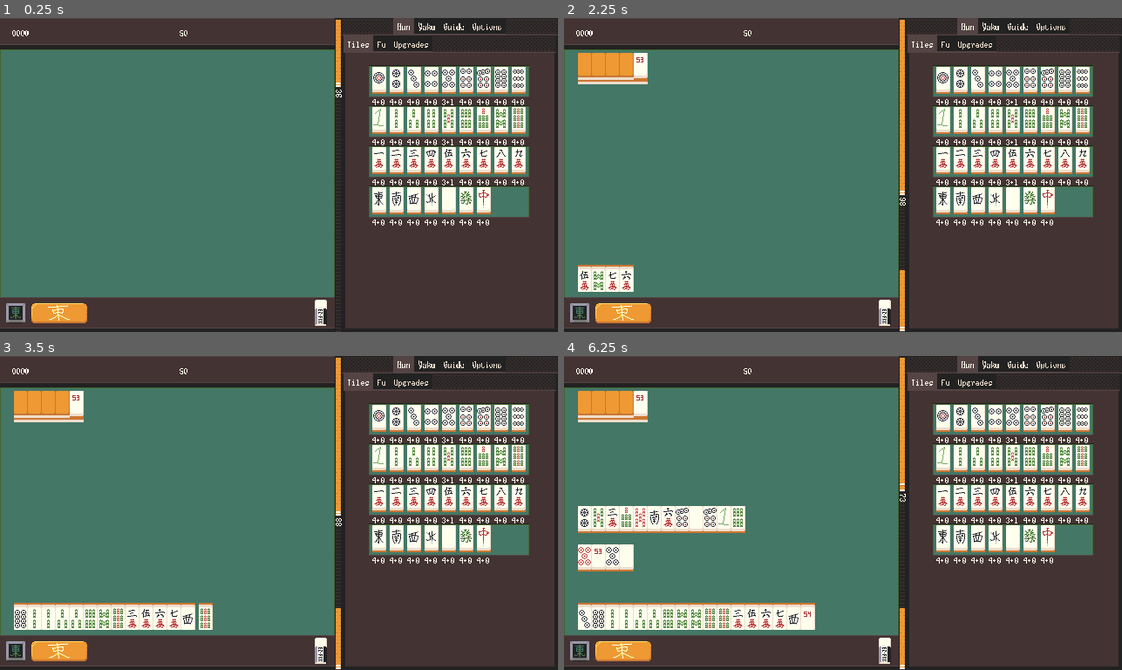
Above: before the commit, frames 1-4 (two rows, left to right).
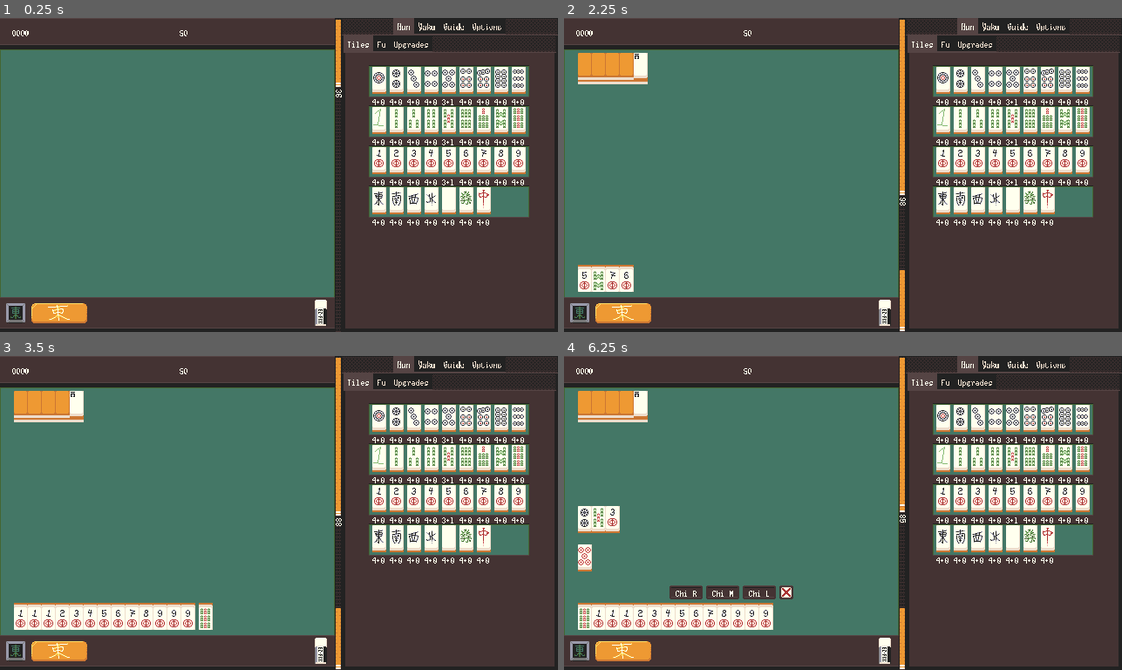
Above: after the commit, the same moments.

Repository: nanahyakuman/ultimahjong
Game: Godot game, scene res://root.tscn
Two runs of this game, one before a commit and one after it. Both use one fixed random seed, a clock stepped at 60 frames per second and the inputs below.
Inputs (mouse positions are in pixels of both pictures, inside the frame that each line leads up to):
- Up to frame 1 (0.25 s): no input
- Up to frame 2 (2.25 s): tap Enter at 0.5 s; drag from (887, 313) to (898, 105) at 0.52 s; drag from (586, 71) to (815, 237) at 1.27 s; tap Space at 2 s; move the mouse to (597, 71) at 2.02 s; click (597, 71) at 2.17 s
- Up to frame 3 (3.5 s): drag from (50, 409) to (111, 465) at 2.77 s
- Up to frame 4 (6.25 s): tap Enter at 3.5 s; drag from (625, 409) to (870, 513) at 3.52 s; drag from (642, 409) to (759, 434) at 4.27 s; move the mouse to (586, 406) at 5.02 s; click (586, 406) at 5.17 s; drag from (597, 406) to (731, 528) at 5.77 s

The runs differ from the first frame. In frame 1, 0.4% of the frame differs, in the area x 56-94%, y 41-99%; in frame 2, 0.5%; in frame 3, 1.2%; in frame 4, 5.5%, in the area x 2-94%, y 11-99%.

Commit message:
scoring should finally work!

Diff:
--- a/AllYaku.gd
+++ b/AllYaku.gd
@@ -31,6 +31,7 @@
 	"SPACER_2": "[b]Groupings[/b]",
 
 	"Pair": ScoringInfo.Fu.new("Pair", 0),
+	"Yakuhai Pair": ScoringInfo.Fu.new("Yakuhai Pair", 2),
 	"Open Run": ScoringInfo.Fu.new("Open Run", 0),
 	"Closed Run": ScoringInfo.Fu.new("Closed Run", 0),
 	"Open Set": ScoringInfo.Fu.new("Open Set", 2),
@@ -39,7 +40,7 @@
 	"Closed Quad": ScoringInfo.Fu.new("Closed Quad", 16),
 	#  weird because it's not a fu of its own but this allows us to hijack
 	# existing gui code.
-	"Yao Multiplier": ScoringInfo.Fu.new("(Yao)", 2),
+	"Yaochuu Multiplier": ScoringInfo.Fu.new("(Yaochuu)", 2),
 
 	"SPACER_3": "[b]Waits",
 
--- a/MTile.gd
+++ b/MTile.gd
@@ -9,7 +9,7 @@
 const DRAGONS = [SPECIALS.HAKU, SPECIALS.HATSU, SPECIALS.CHUN, SPECIALS.KIN]
 
 # human readable name
-const SUIT_NAMES = ["NONE", "-Pin", "-Sou", 0, "-Man"]
+const SUIT_NAMES = ["NONE", "-Pin", "-Sou", 0, "-Man",0,0,0,0,0,0,0,0,0,0,0,"-Flower"]
 const SPECIAL_NAMES = ["NONE", "East", "South", "West", "North", "Rising", "White", "Green", "Red", "Gold"]
 
 var suit: int
--- a/MahjongManager.gd
+++ b/MahjongManager.gd
@@ -13,6 +13,7 @@
 @onready var anim_timer = $%AnimTimer
 @onready var upgrades = $Upgrades
 @onready var hand_gui = $"../GUIManager/All/SideSpacers/Tiles/HBoxContainer/Hand"
+@onready var ALL_YAKU = $YakuFu
 # gui holds this guy, it's gross but probably easier overall
 @onready var items = %Items
 
@@ -44,6 +45,8 @@
 
 var in_riichi = false
 
+var met_yaku: ScoringInfo
+
 func start_round():
 	gui_manager.update_discard([])
 	gui_manager.update_tsumo([])
@@ -55,6 +58,8 @@
 	gui_manager.update_wall_count(0)
 
 	in_riichi = false
+
+	met_yaku = ScoringInfo.new()
 
 	increment_winds()
 
@@ -144,19 +149,19 @@
 #	temp.append(MTile.new(MTile.SUITS.MAN, 1))
 #	temp.append(MTile.new(MTile.SUITS.MAN, 1))
 
-#	temp.append(MTile.new(MTile.SUITS.MAN, 1))
-#	temp.append(MTile.new(MTile.SUITS.MAN, 1))
-#	temp.append(MTile.new(MTile.SUITS.MAN, 1))
-#	temp.append(MTile.new(MTile.SUITS.MAN, 2, true))
-#	temp.append(MTile.new(MTile.SUITS.MAN, 3))
-#	temp.append(MTile.new(MTile.SUITS.MAN, 4))
-#	temp.append(MTile.new(MTile.SUITS.MAN, 5, true))
-#	temp.append(MTile.new(MTile.SUITS.MAN, 6))
-#	temp.append(MTile.new(MTile.SUITS.MAN, 7))
-#	temp.append(MTile.new(MTile.SUITS.MAN, 8))
-#	temp.append(MTile.new(MTile.SUITS.MAN, 9))
-#	temp.append(MTile.new(MTile.SUITS.MAN, 9, true))
-#	temp.append(MTile.new(MTile.SUITS.MAN, 9))
+	temp.append(MTile.new(MTile.SUITS.MAN, 1))
+	temp.append(MTile.new(MTile.SUITS.MAN, 1))
+	temp.append(MTile.new(MTile.SUITS.MAN, 1))
+	temp.append(MTile.new(MTile.SUITS.MAN, 2))
+	temp.append(MTile.new(MTile.SUITS.MAN, 3))
+	temp.append(MTile.new(MTile.SUITS.MAN, 4))
+	temp.append(MTile.new(MTile.SUITS.MAN, 5))
+	temp.append(MTile.new(MTile.SUITS.MAN, 6))
+	temp.append(MTile.new(MTile.SUITS.MAN, 7))
+	temp.append(MTile.new(MTile.SUITS.MAN, 8))
+	temp.append(MTile.new(MTile.SUITS.MAN, 9))
+	temp.append(MTile.new(MTile.SUITS.MAN, 9))
+	temp.append(MTile.new(MTile.SUITS.MAN, 9))
 #
 #	temp.append(MTile.new(MTile.SUITS.MAN, 1))
 #	temp.append(MTile.new(MTile.SUITS.MAN, 1))
@@ -220,6 +225,7 @@
 		tsumo = get_next_from_wall()
 	if !tsumo:
 		return
+
 	gui_manager.update_tsumo([tsumo])
 	tile_sfx_player.play()
 
@@ -293,8 +299,8 @@
 	#ron check
 	var full_hand = [disc]
 	full_hand.append_array(hand)
-	full_hand.sort()
-	if yaku_checker.hand_get_han(full_hand, called_hand, false, [], false, in_riichi).get_total_han() > 0:
+	full_hand.sort_custom(Callable(MTile, "tile_compare"))
+	if yaku_checker.hand_get_han(full_hand, called_hand, false, [], false, met_yaku).get_total_han() > 0:
 		bitmask |= CALL_BITMASK.RON
 
 	# the rest only apply if not in riichi
@@ -414,12 +420,12 @@
 func do_if_can_tsumo():
 	var full_hand = [tsumo]
 	full_hand.append_array(hand)
-	full_hand.sort()
+	full_hand.sort_custom(Callable(MTile, "tile_compare"))
 
 	var btm = 0
 	var involved = {}
 
-	if yaku_checker.hand_get_han(full_hand, called_hand, true, [], false, in_riichi).get_total_han() > 0:
+	if yaku_checker.hand_get_han(full_hand, called_hand, true, [], false, null).get_total_han() > 0:
 		btm |= CALL_BITMASK.TSM
 
 	# closed tsumo kan. note we ban riichi kans
@@ -525,7 +531,7 @@
 	if _state == STATE_CALLS:
 		if event is InputEventMouseButton:
 			if event.button_index == MOUSE_BUTTON_RIGHT and event.pressed:
-				calls_manager.enable_calls(0, {})
+				#calls_manager.enable_calls(0, {})
 				call_graphic_clicked(CALL_BITMASK.NONE, [])
 
 #	if event is InputEventMouseButton:
@@ -574,7 +580,7 @@
 	for t in tile_counter.get_all_tiles():
 		var full_hand = [t]
 		full_hand.append_array(hand)
-		full_hand.sort()
+		full_hand.sort_custom(Callable(MTile, "tile_compare"))
 		if yaku_checker.hand_meets_basic_reqs(full_hand):
 			calls_manager.enable_calls(CALL_BITMASK.RCH, {})
 			set_state(STATE_CALLS)
@@ -585,6 +591,7 @@
 # entered from calls
 func do_riichi():
 	in_riichi = true
+	met_yaku.hans.append(ALL_YAKU.YAKUS["Riichi"])
 	start_rotation()
 
 
@@ -633,13 +640,13 @@
 		full_hand.append(tsumo)
 	else:
 		full_hand.append(opp_discard.back())
-	full_hand.sort()
+	full_hand.sort_custom(Callable(MTile, "tile_compare"))
 
 	#  must have 14 tiles. this might need to be changed later
 	# for bigger hands
 	assert(full_hand.size() + called_hand.size() * 3 == 14)
 
-	var score_info = yaku_checker.hand_get_han(full_hand, called_hand, win_is_tsumo_not_ron, doras, true, in_riichi)
+	var score_info = yaku_checker.hand_get_han(full_hand, called_hand, win_is_tsumo_not_ron, doras, true, met_yaku)
 
 	var multiplier = 6 if seat_wind == WINDS.EAST else 4
 
--- /dev/null
+++ b/NumberColorizer.gd
@@ -0,0 +1,18 @@
+extends RichTextLabel
+
+var cols = [COL.LBLUE, COL.LGREEN, COL.LRED, COL.YELLOW, COL.TAN]
+var BASE = 2
+var OFFSET = 1
+
+func set_text_colorized(tex: String):
+	var length = tex.length()
+	var tex_out = ""
+
+	for i in cols.size():
+		var digit = (i+1)*(BASE)+OFFSET
+		if length >= digit:
+			tex_out = tex.substr(0,length-digit) + ("[color=%s]" % cols[i]) + tex.substr(length-digit,1) + "[/color]" + tex.substr(length-digit+1)
+		tex = tex_out
+
+	clear()
+	append_text("[center][b]" + tex_out)
--- a/ScoringInfo.gd
+++ b/ScoringInfo.gd
@@ -31,6 +31,8 @@
 		return Fu.new(nam, fu)
 
 
+
+
 var fus = []
 var hans = []
 
@@ -48,5 +50,5 @@
 
 func get_total_points():
 	var points = int(get_total_fu() * pow(2.0, get_total_han() + 2.0))
-	points = ceili(points / 10.0) * 10
+	points = ceili(points / 100.0) * 100
 	return points
--- a/ScoringRoot.gd
+++ b/ScoringRoot.gd
@@ -4,6 +4,7 @@
 @onready var fu_names = $Window/VBoxContainer/Fu/Names
 @onready var fu_points = $Window/VBoxContainer/Fu/Points
 @onready var calc = $Window/VBoxContainer/Calc
+@onready var total = $Window/VBoxContainer/Total
 
 
 # fu, han, and points can theoretically be derived here but
@@ -26,4 +27,5 @@
 		fu_points.append_text(str(f.fu) + " fu\n")
 
 	calc.clear()
-	calc.text = "[center][b][color=%s]%d[/color]×2[/b](2+[color=%s]%d[/color])[b]×%d=\n[color=%s]%d[/color]" % [COL.LBLUE, fu, COL.YELLOW, han, mult, COL.WHITE, points]
+	calc.text = "[center][b][color=%s]%d[/color]×2[/b](2+[color=%s]%d[/color])[b]×%d=" % [COL.LBLUE, fu, COL.YELLOW, han, mult]
+	total.set_text_colorized(str(points))
--- a/TileGraphic.tscn
+++ b/TileGraphic.tscn
@@ -3,7 +3,7 @@
 [ext_resource type="Script" path="res://TileGraphic.gd" id="1_w2ft1"]
 [ext_resource type="Texture2D" uid="uid://bf8b1q22m2w0s" path="res://image/tilesides.png" id="3_rn2kv"]
 [ext_resource type="Texture2D" uid="uid://baxb03osrtkhb" path="res://image/tile_highlight_b.png" id="4_2lunx"]
-[ext_resource type="Texture2D" uid="uid://ccdv7r4ga7o3t" path="res://image/tiles.png" id="4_5jdkg"]
+[ext_resource type="Texture2D" uid="uid://jt1w7bq0ji8r" path="res://image/tile_numerals.png" id="4_tgqdc"]
 [ext_resource type="Texture2D" uid="uid://3xyv2a3mk865" path="res://image/tile_highlight_r.png" id="5_b2fx8"]
 [ext_resource type="Texture2D" uid="uid://cq5xymufy75on" path="res://image/tilerear.png" id="5_xhwoj"]
 [ext_resource type="Texture2D" uid="uid://dajdvnl62pg7i" path="res://image/tile_dora.png" id="6_w2hg6"]
@@ -90,7 +90,7 @@
 
 [node name="Sprite2D" type="Sprite2D" parent="."]
 texture_repeat = 1
-texture = ExtResource("4_5jdkg")
+texture = ExtResource("4_tgqdc")
 centered = false
 region_enabled = true
 region_rect = Rect2(80, 64, 16, 32)
--- a/TilesDisplay.gd
+++ b/TilesDisplay.gd
@@ -15,12 +15,15 @@
 func update_display():
 	var counts = tile_counter.tile_data
 
-	var suits = [MTile.SUITS.MAN, MTile.SUITS.PIN, MTile.SUITS.SOU, MTile.SUITS.SPECIAL]
+	var suits = [MTile.SUITS.PIN, MTile.SUITS.SOU, MTile.SUITS.MAN, MTile.SUITS.SPECIAL]
 
 	var strs = ["","","",""]
 
 	for i in counts:
-		strs[suits.find(i.suit)] += "%s+%s " % [i.count-i.aka_count, i.aka_count]
+		var find = suits.find(i.suit)
+		if find == -1:
+			continue
+		strs[find] += "%s+%s " % [i.count-i.aka_count, i.aka_count]
 
 	for i in strs.size():
 		menu_counts[i].text = strs[i]
--- a/global/Colors.gd
+++ b/global/Colors.gd
@@ -7,3 +7,7 @@
 const TAN    = "eeddcc"
 const WHITE  = "ffffee"
 const GREY   = "777777"
+const LRED   = "ee9999"
+const RED    = "aa3333"
+const GREEN  = "446633"
+const LGREEN = "88bb77"
--- a/item.gd
+++ b/item.gd
@@ -1,8 +1,11 @@
-extends CursorTextRequester
+extends Control
 
 @onready var counter_label = $PanelContainer/CounterLabel
 @onready var sprite_2d = $Sprite2D
 @onready var panel_container = $PanelContainer
+@onready var description = $Description
+@onready var hover_name = $Description/VBoxContainer/PanelContainer/HBoxContainer/PanelContainer/Name
+@onready var hover_text = $Description/VBoxContainer/Label
 var mahjong_manager
 
 enum TYPES {NONE, ERASER}
@@ -10,18 +13,22 @@
 var cooldown_counter
 
 func _ready():
-	cooldown_counter = 0
-	sprite_2d.frame_coords.x = type
+	connect("mouse_entered", _mouse_entered)
+	connect("mouse_exited", _mouse_exited)
+	_mouse_exited()
 
 	# hovertexting
 	match type:
 		TYPES.ERASER:
-			hover_text = "Current tsumo tile becomes a White Dragon (temporarily)."
+			hover_name.text = "Eraser"
+			hover_text.text = "Current tsumo tile becomes a White Dragon (temporarily)."
+
+	cooldown_counter = 0
+	sprite_2d.frame_coords.x = type
 
 	mahjong_manager = %MahjongManager
 
 	decrement()
-	super._ready()
 
 func decrement():
 	cooldown_counter -= 1
@@ -42,7 +49,7 @@
 			cooldown_counter = 9999
 		TYPES.ERASER:
 			mahjong_manager.do_tsumo(MTile.new(MTile.SUITS.SPECIAL,MTile.SPECIALS.HAKU))
-			cooldown_counter = 30
+			cooldown_counter = 95
 
 
 	assert(cooldown_counter > 0, "you forgot to reassign the cooldown counter!!")
@@ -54,3 +61,8 @@
 	if event is InputEventMouseButton:
 		if event.button_index == MOUSE_BUTTON_LEFT and event.pressed:
 			_use()
+
+func _mouse_entered():
+	description.visible = true
+func _mouse_exited():
+	description.visible = false
--- a/item.tscn
+++ b/item.tscn
@@ -1,9 +1,36 @@
-[gd_scene load_steps=6 format=3 uid="uid://dxdkyqgyyijvx"]
+[gd_scene load_steps=12 format=3 uid="uid://dxdkyqgyyijvx"]
 
 [ext_resource type="Script" path="res://item.gd" id="1_2a2qp"]
 [ext_resource type="Theme" uid="uid://bgwfxm5udtx2c" path="res://theme.tres" id="1_6ek5j"]
 [ext_resource type="Texture2D" uid="uid://cw1dmiad2vqgy" path="res://image/item/item.png" id="1_tsqfh"]
+[ext_resource type="Texture2D" uid="uid://b7pi28pjp68qt" path="res://image/cursor9pr.png" id="4_1p2ne"]
 [ext_resource type="Texture2D" uid="uid://cdmm4yumwpnvp" path="res://image/item/counter9pr.png" id="4_3qxpy"]
+[ext_resource type="Texture2D" uid="uid://dqi3m54qu1jyy" path="res://image/title9pr.png" id="5_bjwiu"]
+[ext_resource type="FontFile" uid="uid://dvb1ofv411u8h" path="res://text/font/Title.png" id="5_weeoq"]
+
+[sub_resource type="StyleBoxTexture" id="StyleBoxTexture_8xg4c"]
+content_margin_top = 1.0
+content_margin_bottom = 4.0
+texture = ExtResource("4_1p2ne")
+texture_margin_left = 4.0
+texture_margin_top = 4.0
+texture_margin_right = 4.0
+texture_margin_bottom = 4.0
+axis_stretch_horizontal = 1
+axis_stretch_vertical = 1
+
+[sub_resource type="StyleBoxTexture" id="StyleBoxTexture_6rwdg"]
+texture = ExtResource("5_bjwiu")
+texture_margin_left = 2.0
+texture_margin_right = 2.0
+axis_stretch_horizontal = 1
+
+[sub_resource type="StyleBoxFlat" id="StyleBoxFlat_vhro3"]
+bg_color = Color(0.266667, 0.2, 0.2, 1)
+border_width_bottom = 1
+border_color = Color(0.133333, 0.133333, 0.133333, 1)
+expand_margin_left = 2.0
+expand_margin_right = 1.0
 
 [sub_resource type="StyleBoxTexture" id="StyleBoxTexture_jucxd"]
 content_margin_left = 2.0
@@ -24,7 +51,6 @@
 anchors_preset = 0
 theme = ExtResource("1_6ek5j")
 script = ExtResource("1_2a2qp")
-hover_text = "boku, item dayo!"
 
 [node name="Sprite2D" type="Sprite2D" parent="."]
 texture = ExtResource("1_tsqfh")
@@ -32,7 +58,53 @@
 hframes = 2
 vframes = 2
 
+[node name="Description" type="PanelContainer" parent="."]
+z_index = 1
+z_as_relative = false
+layout_mode = 1
+anchors_preset = -1
+anchor_left = 0.5
+anchor_right = 0.5
+offset_left = -54.0
+offset_top = -2.0
+offset_right = 54.0
+offset_bottom = -2.0
+grow_horizontal = 2
+grow_vertical = 0
+mouse_filter = 2
+theme_override_styles/panel = SubResource("StyleBoxTexture_8xg4c")
+
+[node name="VBoxContainer" type="VBoxContainer" parent="Description"]
+layout_mode = 2
+
+[node name="PanelContainer" type="PanelContainer" parent="Description/VBoxContainer"]
+layout_mode = 2
+theme_override_styles/panel = SubResource("StyleBoxTexture_6rwdg")
+
+[node name="HBoxContainer" type="HBoxContainer" parent="Description/VBoxContainer/PanelContainer"]
+layout_mode = 2
+alignment = 1
+
+[node name="PanelContainer" type="PanelContainer" parent="Description/VBoxContainer/PanelContainer/HBoxContainer"]
+layout_mode = 2
+theme_override_styles/panel = SubResource("StyleBoxFlat_vhro3")
+
+[node name="Name" type="Label" parent="Description/VBoxContainer/PanelContainer/HBoxContainer/PanelContainer"]
+layout_mode = 2
+theme_override_constants/line_spacing = 0
+theme_override_fonts/font = ExtResource("5_weeoq")
+text = "Unknown"
+horizontal_alignment = 1
+
+[node name="Label" type="Label" parent="Description/VBoxContainer"]
+layout_mode = 2
+theme_override_constants/line_spacing = 0
+text = "Unknown Item!"
+horizontal_alignment = 1
+autowrap_mode = 2
+
 [node name="PanelContainer" type="PanelContainer" parent="."]
+z_index = 1
 layout_mode = 1
 anchors_preset = 1
 anchor_left = 1.0
--- a/root.tscn
+++ b/root.tscn
@@ -35,6 +35,7 @@
 [ext_resource type="Script" path="res://OpenShopButton.gd" id="21_8bhal"]
 [ext_resource type="Script" path="res://NextRoundButton.gd" id="21_roajs"]
 [ext_resource type="Script" path="res://ScoringRoot.gd" id="21_yhd2i"]
+[ext_resource type="Script" path="res://NumberColorizer.gd" id="27_yfh58"]
 [ext_resource type="FontFile" uid="uid://dmoumxbcf3gn" path="res://text/font/Body2.png" id="28_jde07"]
 [ext_resource type="Texture2D" uid="uid://njfot1si4chf" path="res://image/tilecounter/tablediv.png" id="31_h31my"]
 [ext_resource type="Texture2D" uid="uid://8eiqqlppwabi" path="res://image/tilecounter/tilecounter.png" id="33_6btw0"]
@@ -574,7 +575,6 @@
 script = ExtResource("13_wfhtv")
 
 [node name="ScoringRoot" type="Control" parent="HBoxContainer/MahjongRoot"]
-visible = false
 layout_mode = 1
 anchors_preset = 15
 anchor_right = 1.0
@@ -610,10 +610,10 @@
 "
 fit_content = true
 
-[node name="Han" type="HBoxContainer" parent="HBoxContainer/MahjongRoot/ScoringRoot/Window/VBoxContainer"]
-layout_mode = 2
-
-[node name="Names" type="RichTextLabel" parent="HBoxContainer/MahjongRoot/ScoringRoot/Window/VBoxContainer/Han"]
+[node name="Fu" type="HBoxContainer" parent="HBoxContainer/MahjongRoot/ScoringRoot/Window/VBoxContainer"]
+layout_mode = 2
+
+[node name="Names" type="RichTextLabel" parent="HBoxContainer/MahjongRoot/ScoringRoot/Window/VBoxContainer/Fu"]
 layout_mode = 2
 size_flags_horizontal = 3
 theme_override_colors/default_color = Color(0.933333, 0.866667, 0.8, 1)
@@ -621,7 +621,7 @@
 bbcode_enabled = true
 fit_content = true
 
-[node name="Points" type="RichTextLabel" parent="HBoxContainer/MahjongRoot/ScoringRoot/Window/VBoxContainer/Han"]
+[node name="Points" type="RichTextLabel" parent="HBoxContainer/MahjongRoot/ScoringRoot/Window/VBoxContainer/Fu"]
 custom_minimum_size = Vector2(32, 0)
 layout_mode = 2
 theme_override_styles/normal = SubResource("StyleBoxEmpty_l6in4")
@@ -632,10 +632,10 @@
 custom_minimum_size = Vector2(0, 8)
 layout_mode = 2
 
-[node name="Fu" type="HBoxContainer" parent="HBoxContainer/MahjongRoot/ScoringRoot/Window/VBoxContainer"]
-layout_mode = 2
-
-[node name="Names" type="RichTextLabel" parent="HBoxContainer/MahjongRoot/ScoringRoot/Window/VBoxContainer/Fu"]
+[node name="Han" type="HBoxContainer" parent="HBoxContainer/MahjongRoot/ScoringRoot/Window/VBoxContainer"]
+layout_mode = 2
+
+[node name="Names" type="RichTextLabel" parent="HBoxContainer/MahjongRoot/ScoringRoot/Window/VBoxContainer/Han"]
 layout_mode = 2
 size_flags_horizontal = 3
 theme_override_colors/default_color = Color(0.933333, 0.866667, 0.8, 1)
@@ -643,7 +643,7 @@
 bbcode_enabled = true
 fit_content = true
 
-[node name="Points" type="RichTextLabel" parent="HBoxContainer/MahjongRoot/ScoringRoot/Window/VBoxContainer/Fu"]
+[node name="Points" type="RichTextLabel" parent="HBoxContainer/MahjongRoot/ScoringRoot/Window/VBoxContainer/Han"]
 custom_minimum_size = Vector2(32, 0)
 layout_mode = 2
 theme_override_styles/normal = SubResource("StyleBoxEmpty_l6in4")
@@ -656,6 +656,13 @@
 theme_override_styles/normal = SubResource("StyleBoxEmpty_l6in4")
 bbcode_enabled = true
 fit_content = true
+
+[node name="Total" type="RichTextLabel" parent="HBoxContainer/MahjongRoot/ScoringRoot/Window/VBoxContainer"]
+layout_mode = 2
+theme_override_colors/default_color = Color(0.933333, 0.866667, 0.8, 1)
+bbcode_enabled = true
+fit_content = true
+script = ExtResource("27_yfh58")
 
 [node name="OpenShopButton" type="Button" parent="HBoxContainer/MahjongRoot/ScoringRoot"]
 layout_mode = 1
--- a/yaku/YakuChecker.gd
+++ b/yaku/YakuChecker.gd
@@ -5,12 +5,12 @@
 
 
 # hand should be sorted by MTile id. this is slow
-func hand_get_han(hand: Array, already_opened_groupings: Array, is_tsumo: bool, doras = [], do_fu = false, riichi = false) -> ScoringInfo:
+func hand_get_han(hand: Array, already_opened_groupings: Array, is_tsumo: bool, doras = [], do_fu = false, other_met_yaku: ScoringInfo = null) -> ScoringInfo:
 	var is_open = already_opened_groupings.size() > 0
 
 
 	var remaining_hand = hand.duplicate()
-	var groupingss = [get_maximal_groupings(remaining_hand,false),get_maximal_groupings(remaining_hand,true)]
+	var groupingss = [_get_maximal_groupings(remaining_hand,false),_get_maximal_groupings(remaining_hand,true)]
 
 	var max = null
 
@@ -23,10 +23,6 @@
 	#		for g in groupings:
 	#			g.print_self()
 	#		print()
-
-			# riichi
-			if riichi:
-				scoring_info.hans.append(ALL_YAKU.YAKUS["Riichi"])
 
 			# check half and full flushes.
 			var suit = 0
@@ -119,11 +115,14 @@
 			if scoring_info.get_total_points() > max.get_total_points():
 				max = scoring_info
 
+	if other_met_yaku and max.hans.size() > 0:
+		max.hans.append_array(other_met_yaku.hans)
+
 	return max
 
 # does not check chitoitsu
 func hand_meets_basic_reqs(hand: Array) -> bool:
-	var groupings = get_maximal_groupings(hand)
+	var groupings = _get_maximal_groupings(hand)
 	return groupings_meet_basic_reqs(groupings)
 
 func groupings_meet_basic_reqs(groupings: Array) -> bool:
@@ -139,43 +138,65 @@
 
 
 
-#  lil slow ngl
-func get_maximal_groupings(remaining_hand: Array, prioritize_runs_not_sets: bool = false) -> Array: #return array of `Grouping`s
+#  lil slow ngl. if `remaining_hand` does not fully resolve, returns an empty array.
+# e.g. 1234m returns nothing bc the 4 is hanging. this will work for hands of arbitrary sizes,
+# if that's helpful.
+func _get_maximal_groupings(remaining_hand: Array, prioritize_runs_not_sets: bool = false, prefix = "") -> Array: #return array of `Grouping`s
+#	var a = []
+#	for t in remaining_hand:
+#		a.append(t.get_name())
+#	print(remaining_hand.size(), ": ", prefix, a)
+
 	var maximal_groupings = []
 
-	if remaining_hand.size() == 2:
-		if remaining_hand[0].get_id() == remaining_hand[1].get_id():
-			return [Grouping.new(Grouping.PAIR, remaining_hand)]
-
-	var tested_ids = []
-
-	for t in remaining_hand:
-		#  dont retest tiles that are already managed. this should be fine
-		# becuase we recurse, "clearing" the array every iteration.
-		if tested_ids.has(t.get_id()):
-			continue
-		tested_ids.append(t.get_id())
-
-		for type_index in 2:
-			var group
-			#  ugly but should solve issues where we need to check for both runs and sets.
-			# prioritize runs otherwise
-			if type_index + int(prioritize_runs_not_sets) % 2 != 0:
+	#  if it's 0, this is a positive escape case because counts will align.
+	# if it's 1, this is a negative because counts will not.
+	if remaining_hand.size() < 2:
+		return []
+
+	var t = remaining_hand[0]
+
+	for type_index in 3:
+		var group = null
+		var type = null
+		#  ugly but should solve issues where we need to check for both runs and sets.
+		# prioritize runs otherwise
+		if !prioritize_runs_not_sets:
+			if type_index == 0:
 				group = is_of_set(t, remaining_hand)
-			else:
+				type = Grouping.SET
+			elif type_index == 1:
 				group = is_of_run(t, remaining_hand)
-			if group:
-				var theoretically_mananged_tiles = remaining_hand.duplicate()
-				for tg in group:
-					theoretically_mananged_tiles.erase(tg)
-
-				var recurse = get_maximal_groupings(theoretically_mananged_tiles)
-				if recurse.size() + 1 >= maximal_groupings.size():
-					maximal_groupings = recurse.duplicate()
-					var type = Grouping.RUN if type_index == 0 else Grouping.SET
-					maximal_groupings.append(Grouping.new(type, group))
-
-	return maximal_groupings
+				type = Grouping.RUN
+		else:
+			if type_index == 0:
+				group = is_of_run(t, remaining_hand)
+				type = Grouping.RUN
+			elif type_index == 1:
+				group = is_of_set(t, remaining_hand)
+				type = Grouping.SET
+		# pairs
+		if type_index == 2:
+			group = is_of_set(t, remaining_hand, 2)
+			type = Grouping.PAIR
+
+		# recurse if we find a group
+		if group:
+			var theoretically_mananged_tiles = remaining_hand.duplicate()
+			for tg in group:
+				theoretically_mananged_tiles.erase(tg)
+
+			var recurse = _get_maximal_groupings(theoretically_mananged_tiles, prioritize_runs_not_sets, prefix + "  ")
+			var new_group = Grouping.new(type,group)
+			var theoretical_all = [new_group]
+			theoretical_all.append_array(recurse)
+			# only care if we use all tiles
+			if size_of_groupings(theoretical_all) == remaining_hand.size():
+				maximal_groupings = recurse.duplicate()
+				maximal_groupings.append(new_group)
+				return maximal_groupings
+
+	return []
 
 # actually only scans rightwards, so [234m] in sequence returns a set for 2m, but not 3m or 4m
 func is_of_run(tile: MTile, hand:Array):
@@ -221,7 +242,18 @@
 	# breaks things!!!!
 	return tiles_in_set if count >= size else null
 
-
+# get the amount of tiles in an array of groupings
+func size_of_groupings(gs: Array) -> int:
+	var count = 0
+	for g in gs:
+		match g.type:
+			Grouping.PAIR:
+				count += 2
+			Grouping.SET:
+				count += 3
+			Grouping.RUN:
+				count += 3
+	return count
 
 func get_dora(groupings: Array, dora_ids: Array):
 	var dora = 0
@@ -278,8 +310,8 @@
 				break
 
 		if is_yao:
-			fus.back().fu *= ALL_YAKU.FU["Yao Multiplier"].fu
-			fus.back().nam = "Yao " + fus.back().nam
+			fus.back().fu *= ALL_YAKU.FU["Yaochuu Multiplier"].fu
+			fus.back().nam = "Yaochuu " + fus.back().nam
 
 
 	# doras is and array of arrays of MTile ids, seperated into front and ura
Binary file changed: image/item/item.png
Binary file added: image/palette.ase
Binary file changed: image/tile_highlight_r.png
Binary file changed: image/tile_numerals.png
Binary file changed: image/tiles.png
Binary file changed: image/tiles_alt.png
Binary file added: image/title9pr.png
Not shown, added: image/title9pr.png.import
Not shown: 1 places in root.tscn that only renumber resources
Not shown, changed: todo.txt
